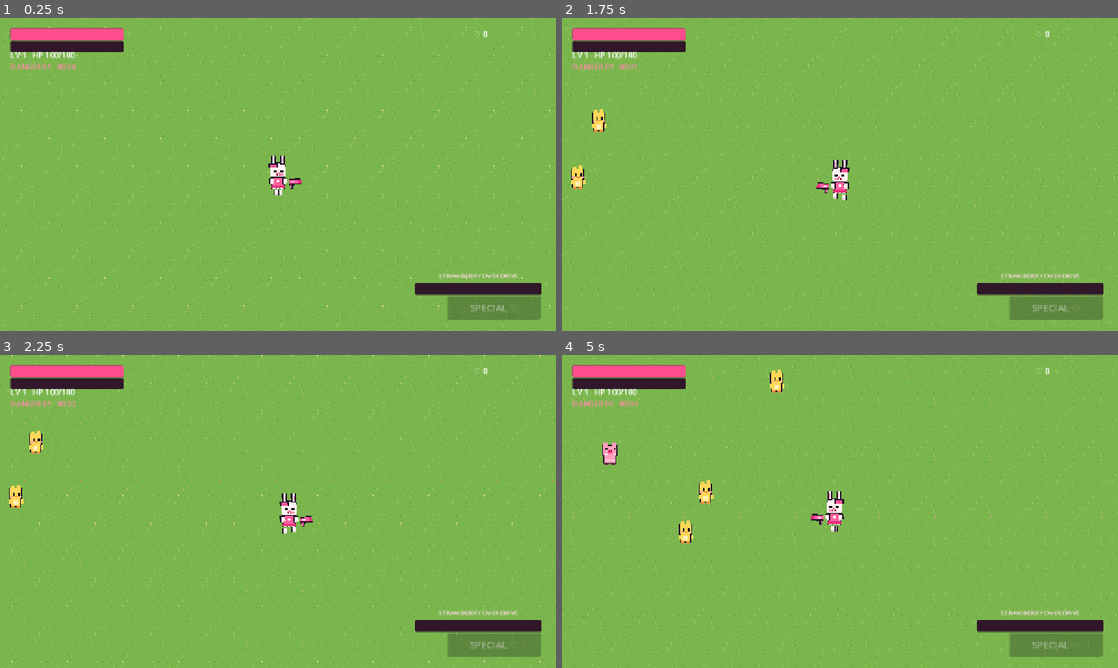
Above: before the commit, frames 1-4 (two rows, left to right).
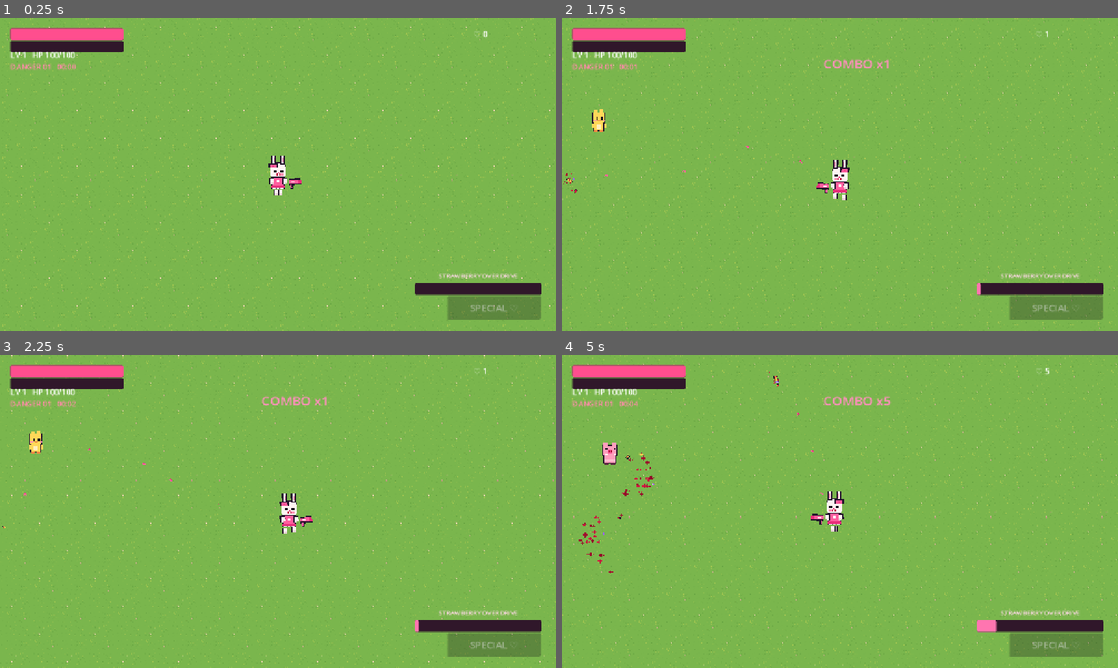
Above: after the commit, the same moments.

Repository: ramonsamagaio/cutecuterampage
Game: Godot game, scene res://scenes/Main.tscn
The game is run twice, just before and just after one commit, with the same random seed, the same clock (stepped at 60 frames per second) and the same inputs.
Inputs (mouse positions are in pixels of both pictures, inside the frame that each line leads up to):
- Up to frame 1 (0.25 s): no input
- Up to frame 2 (1.75 s): tap Enter at 0.5 s; move the mouse to (962, 158) at 0.52 s; hold Right (ui_right) 0.53-1.28 s; tap Shift at 0.6, 1.35 s; tap Space at 0.77, 1.52 s; move the mouse to (728, 190) at 1.27 s; hold Down (ui_down) from 1.28 s (still down)
- Up to frame 3 (2.25 s): move the mouse to (333, 442) at 2.02 s; release Down (ui_down) at 2.03 s; hold Right (ui_right) from 2.03 s (still down); tap Shift at 2.1 s
- Up to frame 4 (5 s): move the mouse to (812, 574) at 2.77 s; release Right (ui_right) at 2.78 s; hold Up (ui_up) 2.78-3.53 s; tap Shift at 2.85, 3.6, 4.35 s; tap Space at 3.02, 3.77, 4.52 s; move the mouse to (1006, 558) at 3.52 s; hold Left (ui_left) from 3.53 s (still down); move the mouse to (673, 464) at 4.27 s

Frame 1 is identical in both runs. In frame 2, 0.4% of the frame differs, in the area x 0-88%, y 4-89%; in frame 3, 0.4%; in frame 4, 1.0%, in the area x 3-88%, y 4-89%.
Error before the commit: Invalid call to function 'spawn_projectile (via call)' in base 'Node2D (main.gd)'. Expected 4 argument(s). (res://scripts/actors/taffi.gd:179)

Commit message:
feat: wire weapons, boss and reward loop into game

Diff:
--- a/scripts/core/main.gd
+++ b/scripts/core/main.gd
@@ -8,6 +8,8 @@
 var blood: BloodSystem
 var streamer: ChunkStreamer
 var director: EnemyDirector
+var love_orbit: LoveOrbit
+var current_boss: SugarBoss
 
 func _ready() -> void:
 	add_to_group("game")
@@ -64,24 +66,127 @@
 			nearest = enemy
 	return nearest
 
-func spawn_projectile(origin: Vector2, direction: Vector2, damage_amount: float, kind: String = "heart") -> void:
+func get_priority_enemy(from: Vector2, max_range: float) -> Node2D:
+	if is_instance_valid(current_boss) and from.distance_to(current_boss.global_position) <= max_range:
+		return current_boss
+	var nearest: Node2D = null
+	var best_score: float = INF
+	for enemy_node: Node in get_tree().get_nodes_in_group("enemy"):
+		var enemy: Node2D = enemy_node as Node2D
+		if enemy == null or not is_instance_valid(enemy):
+			continue
+		var distance: float = from.distance_to(enemy.global_position)
+		if distance > max_range:
+			continue
+		var score: float = distance
+		if enemy_node.is_in_group("boss"):
+			score *= 0.35
+		if score < best_score:
+			best_score = score
+			nearest = enemy
+	return nearest
+
+func spawn_projectile(origin: Vector2, direction: Vector2, damage_amount: float, kind: String = "heart", pierce: int = 0, speed: float = 390.0) -> void:
 	var projectile: CuteProjectile = CuteProjectile.new()
 	add_child(projectile)
-	projectile.configure(origin, direction, damage_amount, kind)
+	projectile.configure(origin, direction, damage_amount, kind, pierce, speed)
+
+func spawn_cupcake_mortar(origin: Vector2, target: Vector2, damage_amount: float, radius: float, evolved: bool) -> void:
+	var mortar: CupcakeMortar = CupcakeMortar.new()
+	add_child(mortar)
+	mortar.configure(origin, target, damage_amount, radius, evolved)
+
+func explode_cupcake(center: Vector2, damage_amount: float, radius: float, evolved: bool) -> void:
+	var enemy_nodes: Array[Node] = []
+	for enemy_node: Node in get_tree().get_nodes_in_group("enemy"):
+		enemy_nodes.append(enemy_node)
+	for enemy_node: Node in enemy_nodes:
+		var enemy: Node2D = enemy_node as Node2D
+		if enemy == null or not is_instance_valid(enemy):
+			continue
+		var distance: float = center.distance_to(enemy.global_position)
+		if distance <= radius:
+			var falloff: float = lerpf(1.0, 0.58, clampf(distance / maxf(1.0, radius), 0.0, 1.0))
+			enemy.call("take_damage", damage_amount * falloff, center.direction_to(enemy.global_position), distance < radius * 0.35)
+	blood.emit_burst(center, Vector2.UP, 13 if evolved else 7)
+	if evolved:
+		# Birthday Massacre throws a ring of piercing sugar-stars after the blast.
+		for i: int in 10:
+			var angle: float = TAU * float(i) / 10.0
+			spawn_projectile(center, Vector2.RIGHT.rotated(angle), damage_amount * 0.42, "star", 1, 460.0)
+
+func ensure_love_orbit(owner: TaffiController, level_value: int, evolved: bool) -> void:
+	if love_orbit == null or not is_instance_valid(love_orbit):
+		love_orbit = LoveOrbit.new()
+		love_orbit.name = "LoveOrbit"
+		add_child(love_orbit)
+		love_orbit.configure(owner, level_value, evolved)
+	else:
+		love_orbit.update_stats(level_value, evolved)
 
 func spawn_enemy_projectile(origin: Vector2, direction: Vector2, damage_amount: float, speed: float) -> void:
 	var projectile: EnemyCandyBullet = EnemyCandyBullet.new()
 	add_child(projectile)
 	projectile.configure(origin, direction, damage_amount, speed)
 
-func on_enemy_killed(pos: Vector2, xp_value: int = 1) -> void:
+func on_enemy_killed(pos: Vector2, xp_value: int = 1, was_elite: bool = false) -> void:
 	player.register_kill()
 	if hud != null:
 		hud.on_kill()
 	var orb: XPOrb = XPOrb.new()
-	orb.value = xp_value
+	orb.value = maxi(1, roundi(float(xp_value) * player.get_cute_xp_multiplier()))
 	orb.global_position = pos
 	add_child.call_deferred(orb)
+	if was_elite and randf() < 0.085:
+		spawn_reward_chest(pos, false)
+
+func spawn_boss(power: float) -> void:
+	if is_instance_valid(current_boss):
+		return
+	current_boss = SugarBoss.new()
+	current_boss.name = "QueenMallow"
+	current_boss.configure(power)
+	var angle: float = randf_range(0.0, TAU)
+	current_boss.global_position = player.global_position + Vector2.RIGHT.rotated(angle) * 610.0
+	add_child(current_boss)
+	if hud != null:
+		hud.show_reward_toast("WARNING!  QUEEN MALLOW HAS ARRIVED")
+
+func on_boss_defeated(pos: Vector2, defeated_name: String) -> void:
+	current_boss = null
+	player.cute_meter = minf(100.0, player.cute_meter + 28.0)
+	player.special_meter = minf(100.0, player.special_meter + 35.0)
+	spawn_reward_chest(pos, true)
+	if hud != null:
+		hud.show_reward_toast("%s POPPED!  EVOLUTION CHEST!" % defeated_name)
+
+func spawn_reward_chest(pos: Vector2, legendary: bool) -> void:
+	var chest: RewardChest = RewardChest.new()
+	chest.legendary = legendary
+	chest.global_position = pos
+	add_child.call_deferred(chest)
+
+func claim_reward_chest(_pos: Vector2, legendary: bool) -> void:
+	var reward_text: String
+	if legendary:
+		reward_text = player.claim_evolution_chest()
+	else:
+		reward_text = player.claim_bonus_chest()
+	if hud != null:
+		hud.show_reward_toast(reward_text)
+
+func is_boss_active() -> bool:
+	return is_instance_valid(current_boss)
+
+func get_boss_health_ratio() -> float:
+	if not is_instance_valid(current_boss):
+		return 0.0
+	return current_boss.get_health_ratio()
+
+func get_boss_name() -> String:
+	if not is_instance_valid(current_boss):
+		return ""
+	return current_boss.get_display_name()
 
 func trigger_special(fallback_origin: Vector2) -> void:
 	var beam_origin: Vector2 = fallback_origin
